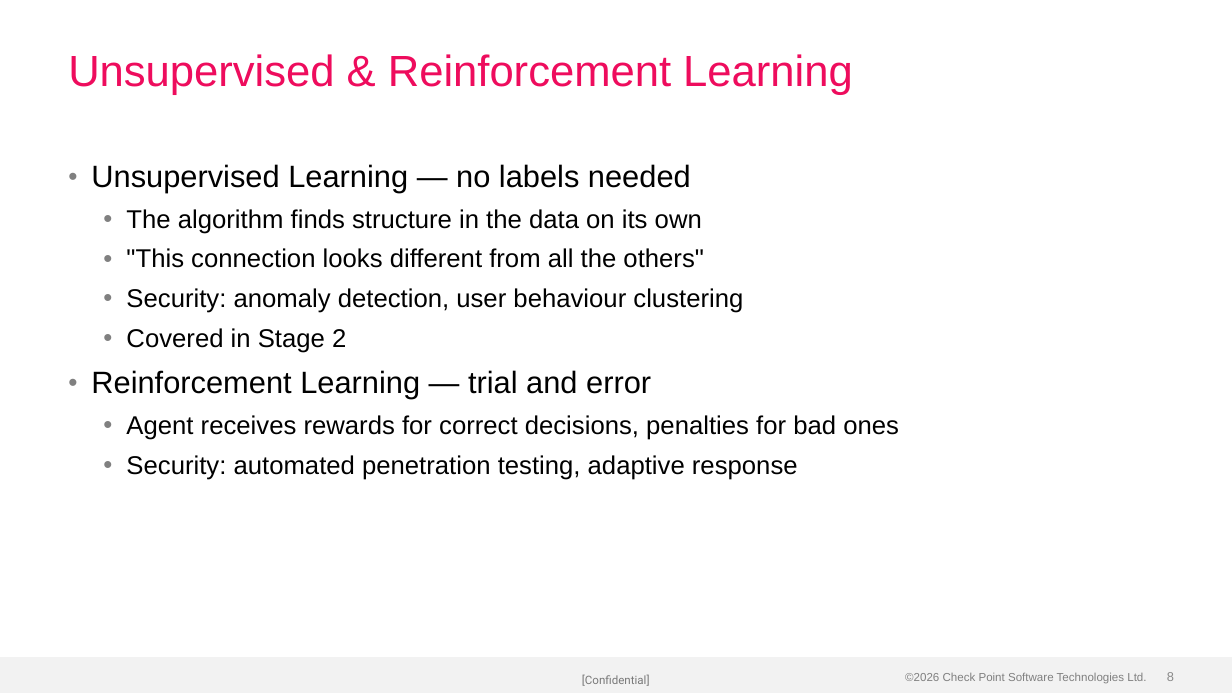
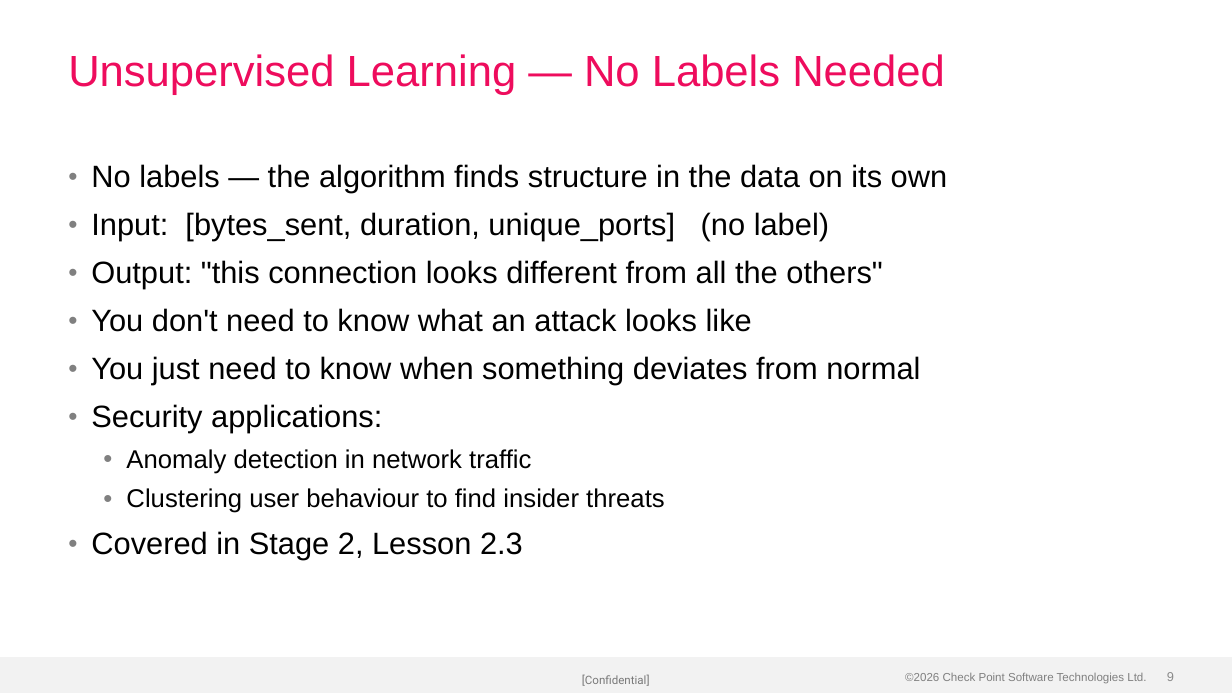
Before and after one commit to alshawwaf/ai-basic-training, a slide deck: slide 9 of stage1_classic_ml/01_what_is_ml/Lecture-1-What-is-ML.pptx (slide 8 before the commit). Drawn at 1232x693 pixels with LibreOffice and Linux fonts; fonts in the diff are those of the drawing; background and template pictures are left out. Boxes give left, top, right and bottom in pixels: in the first picture for what was removed or moved away, otherwise in the second. Text is boxed around its words. In the diff, an @@ line names an element or a change of style, - is before the commit and + after.

Commit message:
Rebuild Lecture-1-What-is-ML with richer content (36 slides)
Expanded from 25 to 36 slides with deeper coverage: EDA (class imbalance,
statistics, data leakage), the digits dataset, features vs labels, and
what the model actually sees. Content now matches the full lesson depth.

```diff
--- a/stage1_classic_ml/01_what_is_ml/Lecture-1-What-is-ML.pptx
+++ b/stage1_classic_ml/01_what_is_ml/Lecture-1-What-is-ML.pptx
@@ title at [68,54,945,95]: text changed @@
-Unsupervised & Reinforcement Learning
+Unsupervised Learning — No Labels Needed
@@ text at [91,164,948,560]: text changed; size 20 to 24 pt @@
-• Unsupervised Learning — no labels needed
-  • The algorithm finds structure in the data on its own
-  • "This connection looks different from all the others"
-  • Security: anomaly detection, user behaviour clustering
-  • Covered in Stage 2
-• Reinforcement Learning — trial and error
-  • Agent receives rewards for correct decisions, penalties for bad ones
-  • Security: automated penetration testing, adaptive response
+• No labels — the algorithm finds structure in the data on its own
+• Input: [bytes_sent, duration, unique_ports] (no label)
+• Output: "this connection looks different from all the others"
+• You don't need to know what an attack looks like
+• You just need to know when something deviates from normal
+• Security applications:
+  • Anomaly detection in network traffic
+  • Clustering user behaviour to find insider threats
+• Covered in Stage 2, Lesson 2.3
```
Also in this commit, not shown: 17 other slides changed, 11 slides added.
